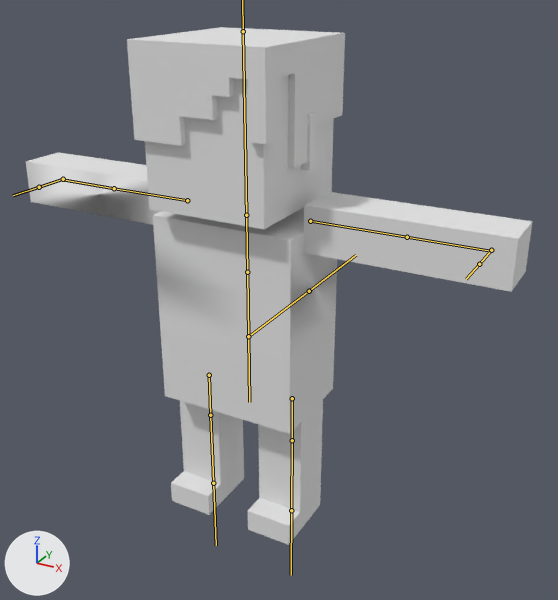
The FBX model Assets/raw assets/human.fbx: old version first, new version second.
The view is the same before and after, from a camera (50 mm lens) standing at (7.5, -12.33, 11.22) and looking at (0.77, -0.1, 5.11). Every picture has the same lights, and +X, +Y and +Z are marked at lower left. The bones that bend it are drawn over the model as lines.
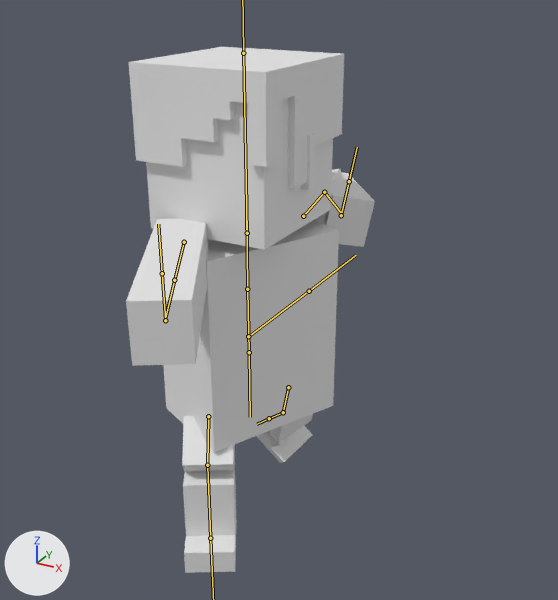
The newer file adds an action. The first version stands in its rest pose; the second is drawn at frame 1 of the action 'Armature|LongbowAttack'.

Boxes [x1, y1, x2, y2] around the edits, measured in the pictures (558 x 600 px):
'Cube', posed (51% narrower): before [26, 27, 533, 545]; after [126, 47, 375, 573]
bone 'Spine 1', root to tip: before (248, 336) to (247, 272); after (249, 352) to (247, 289)
bone 'Head', root to tip: before (246, 215) to (243, 31); after (247, 233) to (243, 53)
bone 'Shoulder L', root to tip: before (310, 221) to (407, 237); after (303, 216) to (324, 192)
bone 'Forearm L', root to tip: before (407, 237) to (491, 251); after (324, 192) to (341, 213)
bone 'Shoulder R', root to tip: before (187, 200) to (114, 188); after (184, 242) to (174, 280)
bone 'Spine 2', root to tip: before (248, 336) to (249, 402); after (249, 352) to (250, 417)
bone 'Top Leg L', root to tip: before (292, 398) to (292, 440); after (288, 387) to (283, 412)
bone 'Low Leg L', root to tip: before (292, 440) to (291, 510); after (283, 412) to (269, 418)
bone 'Top Leg R', root to tip: before (209, 375) to (210, 415); after (208, 416) to (207, 465)
bone 'Low Leg R', root to tip: before (210, 415) to (213, 483); after (207, 465) to (210, 538)

The change in detail:
Bone 'Spine 1' (bone_spine_1) moves from (0.0, 0.0, 0.0) to (0.0, -0.37, 0.0).
Bone 'Spine 1' (bone_spine_1) turns from (0, 0, 0) to (0, 64, 0) degrees about its own x, y and z.
Bone 'Head' (bone_head) turns from (0, 0, 0) to (0, -64, 0) degrees about its own x, y and z.
Bone 'Shoulder L' (bone_shoulder_l) turns from (0, 0, 0) to (-1, 79, 37) degrees about its own x, y and z.
Bone 'Forearm L' (bone_forearm_l) turns from (0, 0, 0) to (28, -21, 177) degrees about its own x, y and z.
Bone 'Shoulder R' (bone_shoulder_r) turns from (0, 0, 0) to (-21, 91, 35) degrees about its own x, y and z.
Bone 'Spine 2' (bone_spine_2) moves from (0.0, 0.0, 0.0) to (0.0, 0.37, 0.0).
Bone 'Spine 2' (bone_spine_2) turns from (0, 0, 0) to (0, -64, 0) degrees about its own x, y and z.
Bone 'Top Leg L' (bone_top_leg_l) turns from (0, 0, 0) to (9, -7, 24) degrees about its own x, y and z.
Bone 'Low Leg L' (bone_low_leg_l) turns from (0, 0, 0) to (24, -5, -16) degrees about its own x, y and z.
Bone 'Top Leg R' (bone_top_leg_r) turns from (0, 0, 0) to (27, 21, 54) degrees about its own x, y and z.
Bone 'Low Leg R' (bone_low_leg_r) turns from (0, 0, 0) to (49, 0, 0) degrees about its own x, y and z.
